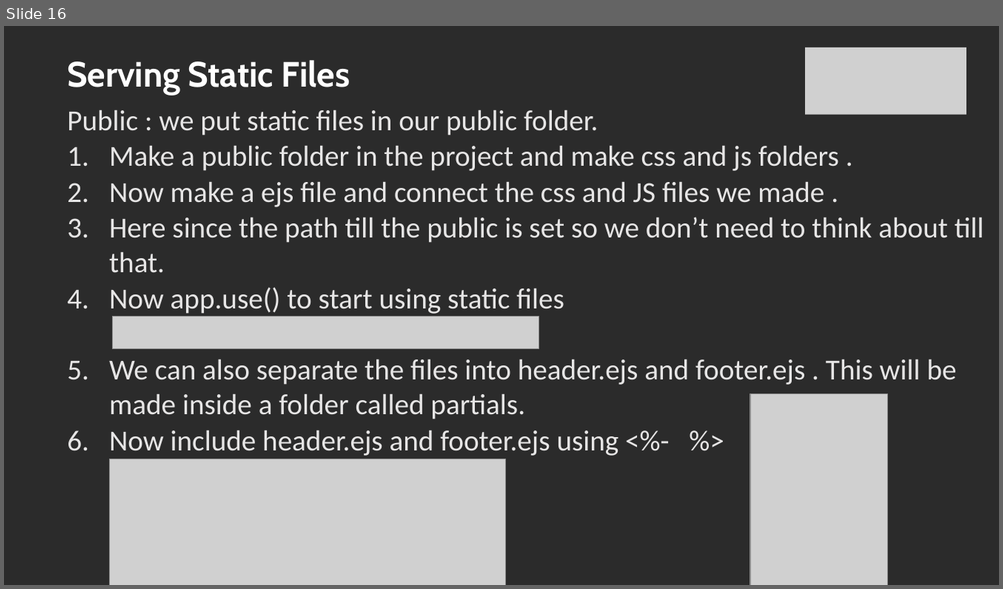
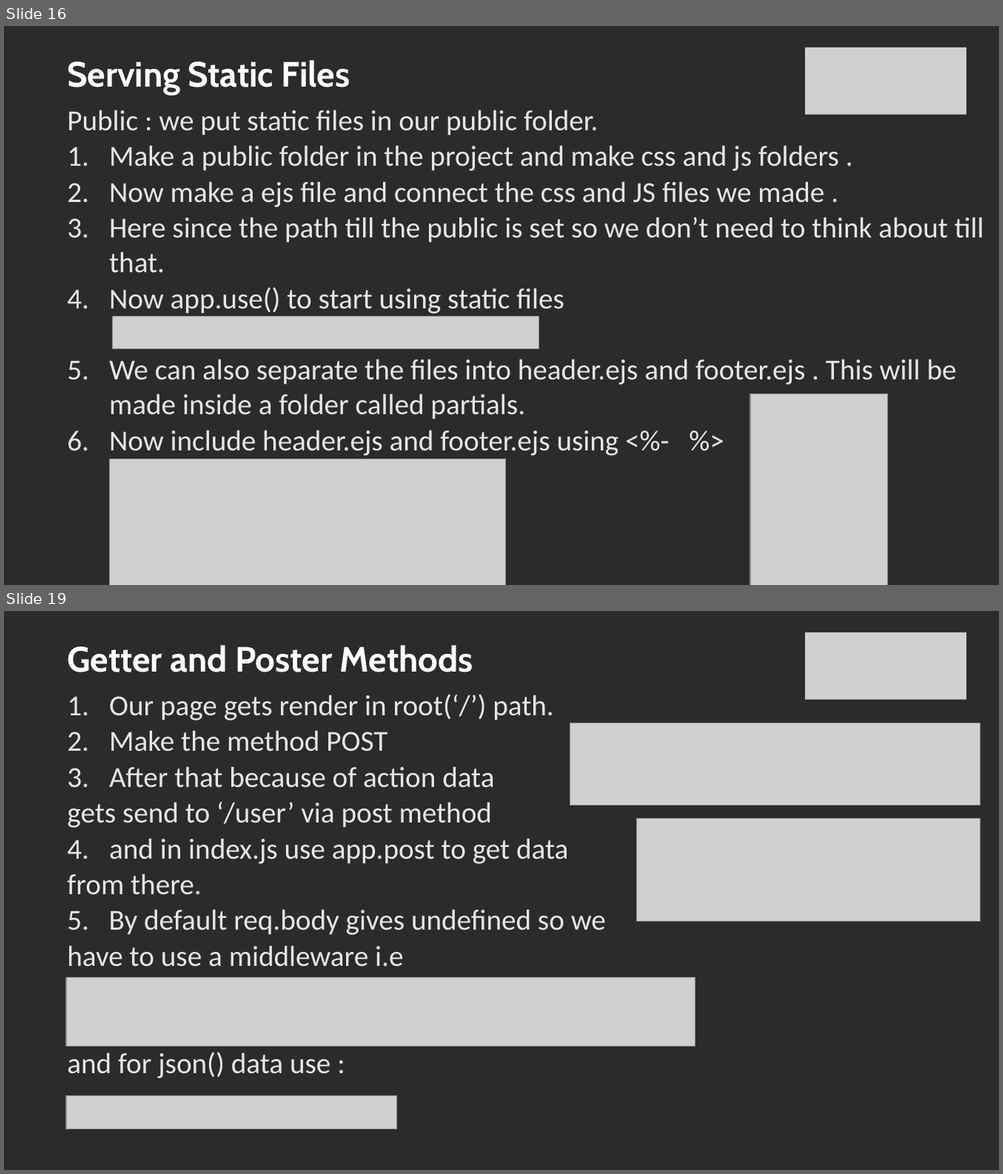
Before and after one commit to SachinBarpanda/glaBackend, a slide deck: NodeJS.pptx. Shown one above the other, each under a label of ours: slide 16 before the commit, slides 16 and 19 after it; the slides between them are not shown. The pictures are 1003x589 and 1003x1174 pixels, drawn with LibreOffice and Linux fonts; fonts in the diff are those of the drawing; grey boxes stand for pictures; background and template pictures are left out; a plain dark background stands for a picture behind light text. Boxes give left, top, right and bottom in pixels: in the first picture for what was removed or moved away, otherwise in the second. Text is boxed around its words. In the diff, an @@ line names an element or a change of style, - is before the commit and + after.

```diff
--- a/NodeJS.pptx
+++ b/NodeJS.pptx
@@ slide 19 added at <box>4,611,999,1170</box>, background picture (left out) @@
@@ picture added at <box>805,632,966,700</box> @@
@@ title added at <box>67,645,473,672</box>, 34 pt, text #FFFFFF, bold @@
+Getter and Poster Methods
@@ text added at <box>67,694,606,1079</box>, 28 pt, text #E7E6E6 @@
+1. Our page gets render in root(‘/’) path.
+2. Make the method POST
+3. After that because of action data
+gets send to ‘/user’ via post method
+4. and in index.js use app.post to get data
+from there.
+5. By default req.body gives undefined so we
+have to use a middleware i.e
+and for json() data use :
@@ picture added at <box>569,723,980,805</box> @@
@@ picture added at <box>636,818,980,922</box> @@
@@ picture added at <box>66,978,695,1047</box> @@
@@ picture added at <box>66,1096,396,1130</box> @@
```
Also in this commit, not shown: 2 slides changed, 5 other slides added, 50 other files.
